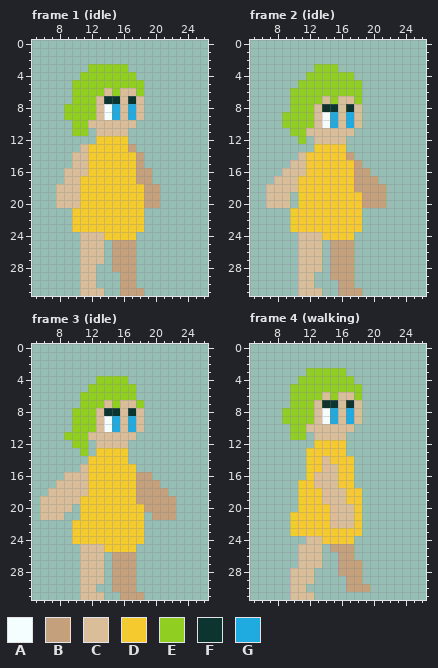
Pixel-art file, stored at Resources/characters/Glimera.aseprite. The picture above was drawn from the file before the commit.
32x32 pixels, 21 frames. Shown: frame 1 (idle): x 5..26, y 0..31; frame 2 (idle): x 5..26, y 0..31; frame 3 (idle): x 5..26, y 0..31; frame 4 (walking): x 5..26, y 0..31. The commit also changed other frames, which this record leaves out.
Visible layers, top first: "Camada 4", "Camada 2", "Camada 3".
Palette (. is transparent): A #f5feff  B #c5a07d  C #dabe9a  D #f4ca2f  E #91ce22  F #0d352f  G #1fabe0
Pixels before, frame 1 (idle), first column x 8:
 3 ....EEEEE....
 4 ...EEEEEEE...
 5 ..EEEEEEEEE..
 6 ..EEEECECCE..
 7 ..EEECFFCFC..
 8 .EEEECAGCGC..
 9 .EEEECAGCGC..
10 ..EECCCCCC...
11 ..EE.CCCC....
12 .....DDDD....
13 ...CDDDDDB...
14 ..CCDDDDDDB..
15 ..CCDDDDDDB..
16 .CCCDDDDDDBB.
17 .CCDDDDDDDBB.
18 CCCDDDDDDDDBB
19 CCCDDDDDDDDBB
20 CCCDDDDDDDDBB
21 ..DDDDDDDDD..
22 ..DDDDDDDDD..
23 ..DDDDDDDDD..
24 ...CCCDDDD...
25 ...CCC.BBB...
26 ...CCC.BBB...
27 ...CCC.BBB...
28 ...CC..BBB...
29 ...CC...BB...
30 ...CC...BB...
31 ...CCC..BBB..
Pixels before, frame 2 (idle), first column x 7:
 3 ......EEE......
 4 .....EEEEEE....
 5 ....EEEEEEEE...
 6 ...EEEEEEEEE...
 7 ...EEEECECCE...
 8 ...EEECFFCFC...
 9 ..EEEECAGCGC...
10 ..EEEECAGCGC...
11 ...EECCCCCC....
12 ....E.CCCC.....
13 ......DDDD.....
14 ....CDDDDDB....
15 ...CCDDDDDDB...
16 ..CCCDDDDDDBB..
17 .CCCDDDDDDDBBB.
18 CCCCDDDDDDDBBBB
19 CCC.DDDDDDDDBBB
20 CCC.DDDDDDDDBBB
21 ...DDDDDDDDD...
22 ...DDDDDDDDD...
23 ...DDDDDDDDD...
24 ....CCCDDDD....
25 ....CCC.BBB....
26 ....CCC.BBB....
27 ....CCC.BBB....
28 ....CCC.BBB....
29 ....CC..BBB....
30 ....CC...BB....
31 ....CCC..BBB...
Pixels before, frame 3 (idle), first column x 6:
 4 .......EEEE......
 5 ......EEEEEE.....
 6 .....EEEEEEE.....
 7 .....EEECECCE....
 8 ....EEECFFCFC....
 9 ....EEECAGCGC....
10 ....EEECAGCGC....
11 ...EEECCCCCC.....
12 ....EE.CCCC......
13 .....E.DDDD......
14 ......DDDDD......
15 .....CDDDDDD.....
16 ...CCCDDDDDDBB...
17 ..CCCCDDDDDDBBB..
18 .CCCCCDDDDDDBBBB.
19 CCCCCDDDDDDDBBBBB
20 CCCC.DDDDDDDDBBBB
21 CCC..DDDDDDDD.BBB
22 ....DDDDDDDDD....
23 ....DDDDDDDDD....
24 ....DDDDDDDDD....
25 .....CCCDDDD.....
26 .....CCC.BBB.....
27 .....CCC.BBB.....
28 .....CCC.BBB.....
29 .....CCC.BBB.....
30 .....CC..BBB.....
31 .....CCC..BBB....
Pixels before, frame 4 (walking), first column x 9:
 3 ...EEEEE...
 4 ..EEEEEEE..
 5 .EEEEEEEEE.
 6 .EEEECECCE.
 7 .EEECFFCFC.
 8 EEEECAGCGC.
 9 EEEECAGCGC.
10 .EECCCCCC..
11 .EE.CCCC...
12 ....DDDD...
13 ...DDDDD...
14 ...DDCDDD..
15 ...DDCCDD..
16 ...DCCCDD..
17 ..DDCCCDD..
18 ..DDDCCCDD.
19 ..DDDCCCDD.
20 ..DDDDCCCD.
21 .DDDDDCCCD.
22 .DDDDDCCCD.
23 .DDDDDDDDD.
24 ...CCDDDD..
25 ..CCC.BBB..
26 ..CCC..BB..
27 ..CCC..BBB.
28 .CCC...BBB.
29 .CCC....BB.
30 .CC.....BBB
31 .CCC.......
Now the later version:
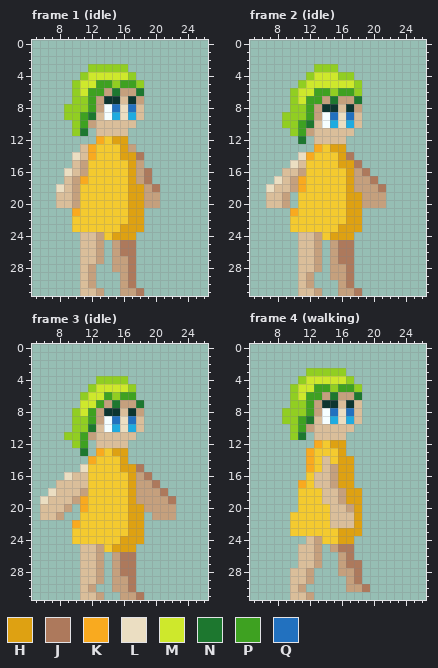
Colours new in this view: H #dea112  J #ad795c  K #f9aa1f  L #ebdec2  M #cee82c  N #1d772f  P #3ea121  Q #2271bf
The edit:
Changed rows in their new state; - is an unchanged pixel.
Frame 1 (idle), layers "braco1", "corpo", "braco2":
first column x 8:
 4 ----MMMMM----
 5 ---MMPP-PP---
 6 ---MPPBNBBN--
 7 ----PB----B--
 8 ----PB-QLQ---
 9 ---PN---L----
10 ---PB--------
11 ---N---------
12 -----K-HH----
13 ----K---H----
14 --L-K---HHJ--
15 ---B-----H---
16 -L-B-----H-J-
17 --BK-----H-J-
18 L-B------HH-J
19 --B------HH--
20 --B------HH--
21 --K------HH--
22 ---------HH--
23 --------HHH--
24 -----B-HHH---
25 -----B--JJ---
26 -----B--JJ---
27 -----B---J---
28 ----B----J---
29 ----B----J---
30 ----B----J---
31 -----B----J--
Frame 2 (idle), layers "braco1", "corpo", "braco2":
first column x 7:
 4 ------MMM------
 5 -----MMMMMM----
 6 ----MMPP-PP----
 7 ----MPPBNBBN---
 8 -----PB----B---
 9 -----PB-QLQ----
10 ----PN---L-----
11 ----PB---------
12 ----N----------
13 ------K-HH-----
14 ----LK---HJ----
15 ---L-----HHJ---
16 ----B-----H-J--
17 -L-BK-----H--J-
18 L--BK-----H---J
19 --B-------HH---
20 --B-------HH---
21 ---K------HH---
22 ----------HH---
23 ---------HHH---
24 ------B-HHH----
25 ------B--JJ----
26 ------B--JJ----
27 ------B--JJ----
28 ------B---J----
29 -----B----J----
30 -----B----J----
31 ------B----J---
Frame 3 (idle), layers "braco1", "corpo", "braco2":
first column x 6:
 5 -------MMMM------
 6 ------MMP-PP-----
 7 -----MMPBNBBN----
 8 -----MPB----B----
 9 ------PB-QLQ-----
10 ------N---L------
11 -----PB----------
12 -----P-----------
13 -----N-K-HH------
14 ------K---H------
15 -----L----HHJ----
16 ---L-------H-J---
17 -----------H--J--
18 -L---B-----H---J-
19 L---BK-----H----J
20 ---B-K-----HH----
21 --B--------HH----
22 ----K------HH----
23 -----------HH----
24 ----------HHH----
25 -------B-HHH-----
26 -------B--JJ-----
27 -------B--JJ-----
28 -------B--JJ-----
29 -------B---J-----
30 ------B----J-----
31 -------B----J----
Frame 4 (walking), layers "braco1", "corpo":
first column x 11:
 4 -MMMMM---
 5 MMPP-PP--
 6 MPPBNBBN-
 7 -PB------
 8 -PB-QLQ--
 9 PN---L---
10 PB-------
11 N--------
12 --K-HH---
13 -K---H---
14 -K---HH--
15 -K--BHH--
16 ----BHH--
17 K---BHH--
18 -----BHH-
19 -----BHH-
20 ------BH-
21 -------H-
22 -------H-
23 -----HHH-
24 --B--HH--
25 --B--JJ--
26 --B---J--
27 --B---JJ-
28 -B-----J-
29 -B-----J-
30 B-------J
31 -B-------
Pixel boxes of the changes (left, top, right, bottom) in both pictures:
changed: (56, 72, 160, 296)
changed: (266, 72, 386, 296)
changed: (40, 384, 176, 600)
changed: (298, 376, 370, 600)
